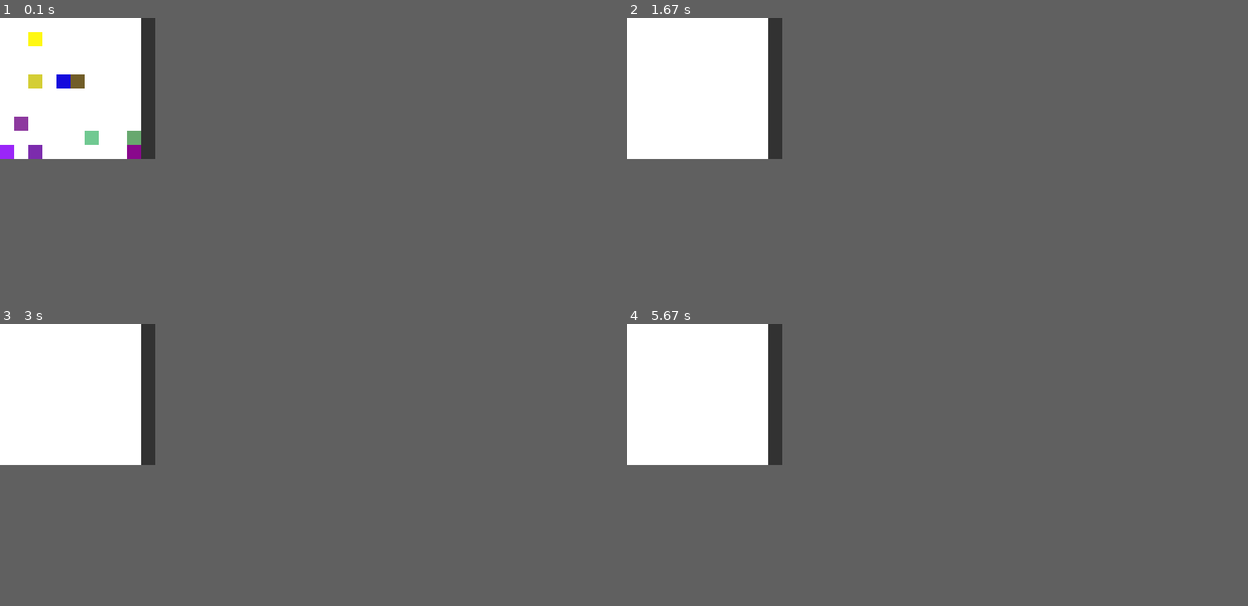
Above: before the commit, frames 1-4 (two rows, left to right).
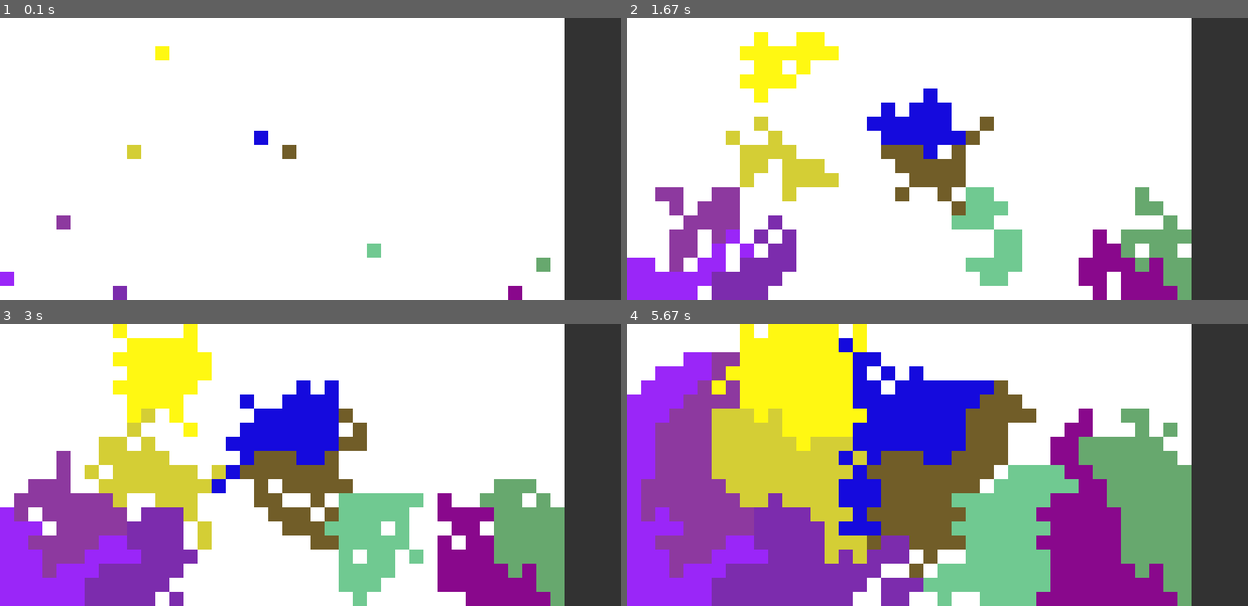
Above: after the commit, the same moments.

Repository: Daniel908009/Pixel-Strategy-Pygame
Game: pygame game, started from main.py
The game is run twice, just before and just after one commit, with the same random seed, the same clock (stepped at 60 frames per second) and the same inputs.
Inputs:
- Up to frame 1 (0.1 s): no input
- Up to frame 2 (1.67 s): no input
- Up to frame 3 (3 s): no input
- Up to frame 4 (5.67 s): no input
In our replay, the window is 220x200 before the commit and 880x400 after it. These sizes can differ from the game's own. Grey fills any space a smaller window leaves; there, only what the larger window draws over its background counts as a difference.

The runs differ from the first frame. In frame 1, 12% of the frame differs, in the area x 0-100%, y 0-100%; in frame 2, 30%; in frame 3, 47%; in frame 4, 79%.

Commit message:
Updated main.py window to be more adjustable

Diff:
--- a/main.py
+++ b/main.py
@@ -9,19 +9,13 @@
 pygame.init()
 
 # map logic and free tiles logic
-map_size = 10
+map_size = 20
 pixel_size = 20
 ratio = (1, 2)
 map = []
-map_free_tiles = map_size*map_size
 map_occupied_tiles = []
 index_version_of_free_tiles = []
-for i in range(map_size):
-    for j in range(map_size):
-        map.append((0, 0))
-for i in range(map_size):
-    for j in range(map_size):
-        index_version_of_free_tiles.append((i, j))
+
 
 # diplomacy variables
 wars = []
@@ -30,17 +24,26 @@
 game_speed = 0.09
 
 # Screen setings
-screen = pygame.display.set_mode((map_size*pixel_size+map_size*pixel_size/10, map_size*pixel_size))
+screen = pygame.display.set_mode(((map_size*pixel_size+map_size*pixel_size/10)*ratio[1], (map_size*pixel_size)*ratio[0]))
 pygame.display.set_caption("Pixel Strategy")
 pygame.display.set_icon(pygame.image.load("Pixel_strategy/strategy.png"))
-controlwindowsize = map_size*pixel_size/10
+controlwindowsize = (map_size*pixel_size/10)*ratio[1]
+
+# creating map and free tiles
+map_free_tiles = (map_size*ratio[0])*(map_size*ratio[1])
+for i in range(map_size*ratio[1]):
+    for j in range(map_size*ratio[0]):
+        map.append((0, 0))
+for i in range(map_size*ratio[1]):
+    for j in range(map_size*ratio[0]):
+        index_version_of_free_tiles.append((i, j))
 
 # creating players and setting their initial position
 players = []
 players_actual = []
 num_players = 10
 for i in range(num_players):
-    playercoords1 = (random.randint(0, map_size-1), random.randint(0, map_size-1))
+    playercoords1 = (random.randint(0, (map_size-1)*ratio[1]), random.randint(0, (map_size-1)*ratio[0]))
     map_occupied_tiles.append((playercoords1 ))
     players.append(
         {
@@ -83,7 +86,7 @@
     screen.fill((255, 255, 255))
 
     #control screen color and size
-    pygame.draw.rect(screen, (50, 50, 50), (map_size*pixel_size, 0, controlwindowsize, map_size*pixel_size))
+    pygame.draw.rect(screen, (50, 50, 50), ((map_size*pixel_size)*ratio[1], 0, controlwindowsize, (map_size*pixel_size)*ratio[0] ))
 
     #event checking
     for event in pygame.event.get():
